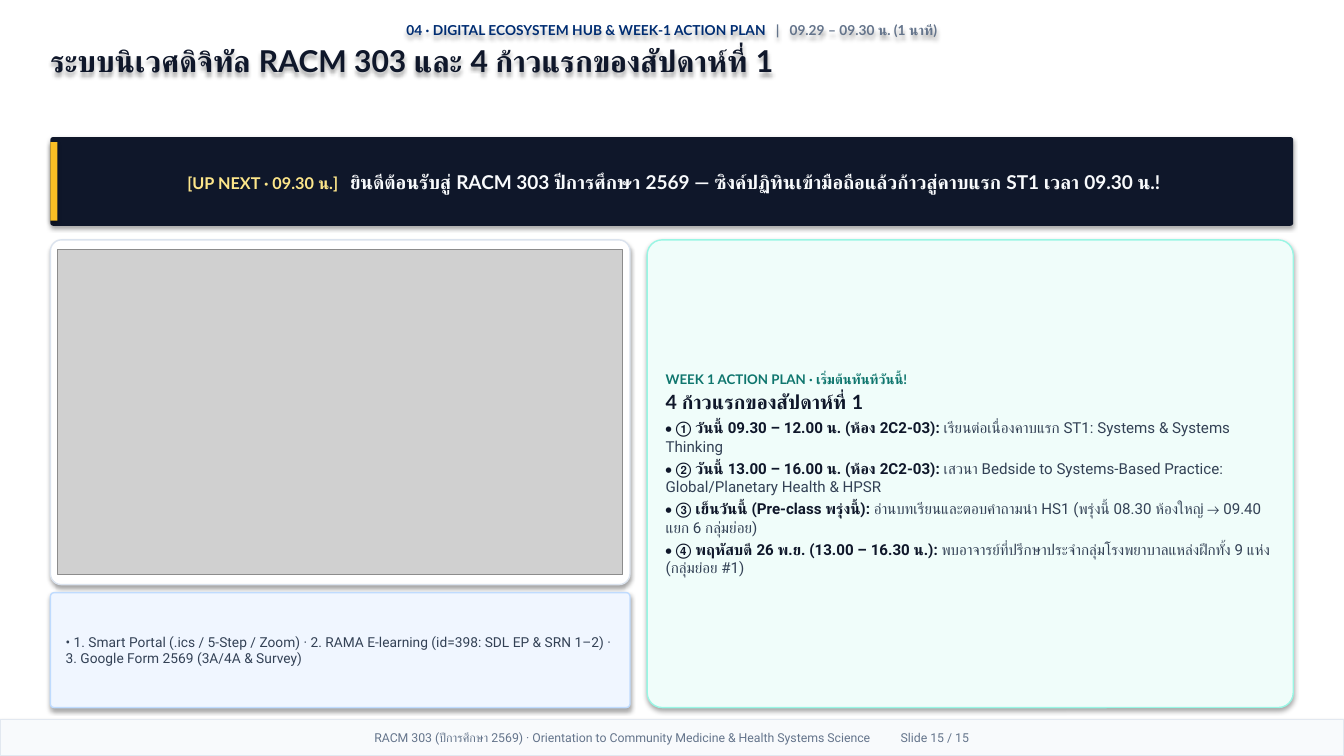
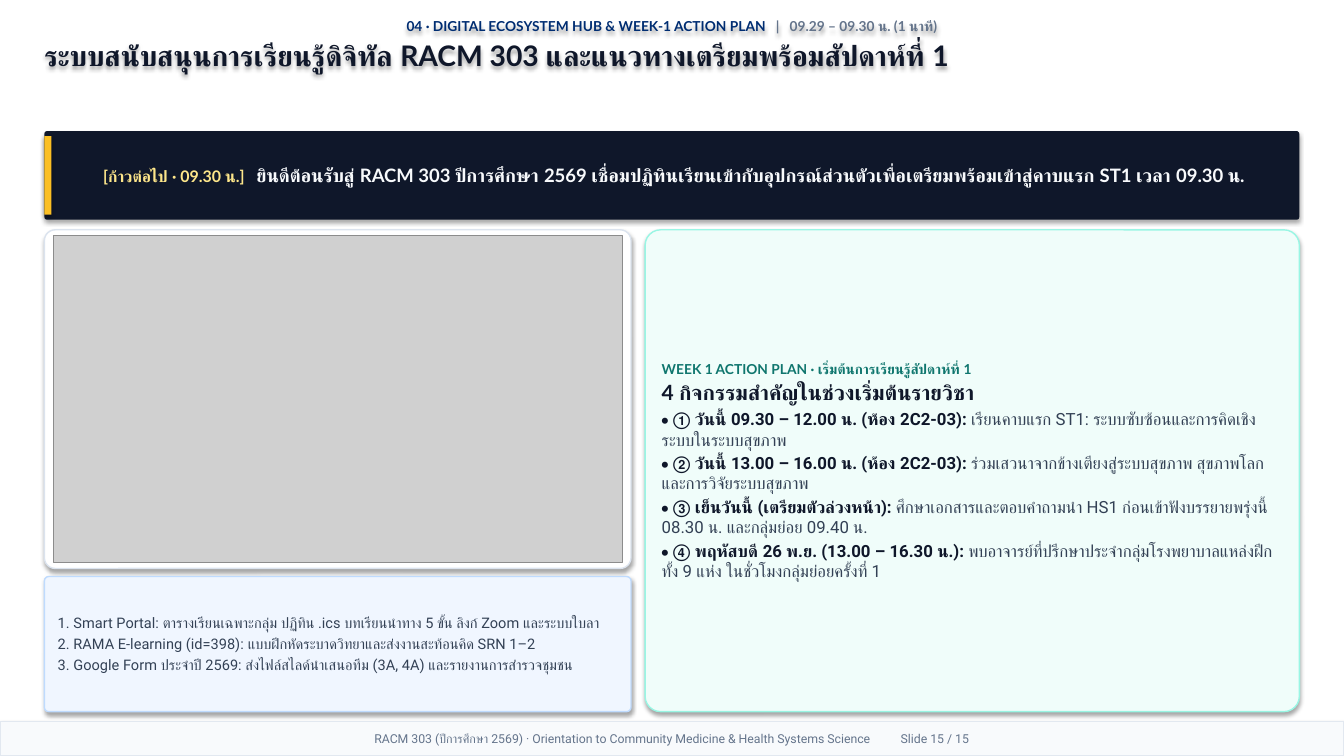
Before and after one commit to smartwoo/racm303-2569, a slide deck: slide 15 of exports/pptx/RACM303_2569_Orientation_Slides.pptx. Drawn at 1344x756 pixels with LibreOffice and Linux fonts; fonts in the diff are those of the drawing; grey boxes stand for pictures. Boxes give left, top, right and bottom in pixels: in the first picture for what was removed or moved away, otherwise in the second. Text is boxed around its words. In the diff, an @@ line names an element or a change of style, - is before the commit and + after.

```diff
--- a/exports/pptx/RACM303_2569_Orientation_Slides.pptx
+++ b/exports/pptx/RACM303_2569_Orientation_Slides.pptx
@@ text at <box>44,41,948,74</box>: text changed; size 21.5 to 20.2 pt @@
-ระบบนิเวศดิจิทัล RACM 303 และ 4 ก้าวแรกของสัปดาห์ที่ 1
+ระบบสนับสนุนการเรียนรู้ดิจิทัล RACM 303 และแนวทางเตรียมพร้อมสัปดาห์ที่ 1
@@ rectangle: place and size @@
-rectangle at <box>50,142,57,221</box>
+rectangle at <box>44,136,51,215</box>
@@ rounded rectangle "[ก้าวต่อไป · 09.30 น.] ยินดีต้อนรับสู่ ...": place and size @@
-rounded rectangle "[ก้าวต่อไป · 09.30 น.] ยินดีต้อนรับสู่ ..." at <box>50,137,1294,226</box>
+rounded rectangle "[ก้าวต่อไป · 09.30 น.] ยินดีต้อนรับสู่ ..." at <box>44,131,1300,220</box>
@@ text in rounded rectangle at <box>108,168,1245,188</box>: text changed; size 13.6 to 13.2 pt @@
-[UP NEXT · 09.30 น.] ยินดีต้อนรับสู่ RACM 303 ปีการศึกษา 2569 — ซิงค์ปฏิทินเข้ามือถือแล้วก้าวสู่คาบแรก ST1 เวลา 09.30 น.!
+[ก้าวต่อไป · 09.30 น.] ยินดีต้อนรับสู่ RACM 303 ปีการศึกษา 2569 เชื่อมปฏิทินเรียนเข้ากับอุปกรณ์ส่วนตัวเพื่อเตรียมพร้อมเข้าสู่คาบแรก ST1 เวลา 09.30 น.
@@ rounded rectangle: place and size @@
-rounded rectangle at <box>50,240,630,585</box>
+rounded rectangle at <box>44,230,631,569</box>
@@ picture: place and size @@
-picture at <box>57,250,623,575</box>
+picture at <box>53,236,622,563</box>
@@ rounded rectangle "WEEK 1 ACTION PLAN · ...": place and size @@
-rounded rectangle "WEEK 1 ACTION PLAN · ..." at <box>647,240,1294,708</box>
+rounded rectangle "WEEK 1 ACTION PLAN · ..." at <box>645,230,1300,712</box>
@@ text in rounded rectangle at <box>662,363,1266,582</box>: text changed; size 10.8 to 12 pt @@
-WEEK 1 ACTION PLAN · เริ่มต้นทันทีวันนี้!
-4 ก้าวแรกของสัปดาห์ที่ 1
-• ① วันนี้ 09.30 – 12.00 น. (ห้อง 2C2-03): เรียนต่อเนื่องคาบแรก ST1: Systems & Systems Thinking
-• ② วันนี้ 13.00 – 16.00 น. (ห้อง 2C2-03): เสวนา Bedside to Systems-Based Practice: Global/Planetary Health & HPSR
-• ③ เย็นวันนี้ (Pre-class พรุ่งนี้): อ่านบทเรียนและตอบคำถามนำ HS1 (พรุ่งนี้ 08.30 ห้องใหญ่ → 09.40 แยก 6 กลุ่มย่อย)
-• ④ พฤหัสบดี 26 พ.ย. (13.00 – 16.30 น.): พบอาจารย์ที่ปรึกษาประจำกลุ่มโรงพยาบาลแหล่งฝึกทั้ง 9 แห่ง (กลุ่มย่อย #1)
+WEEK 1 ACTION PLAN · เริ่มต้นการเรียนรู้สัปดาห์ที่ 1
+4 กิจกรรมสำคัญในช่วงเริ่มต้นรายวิชา
+• ① วันนี้ 09.30 – 12.00 น. (ห้อง 2C2-03): เรียนคาบแรก ST1: ระบบซับซ้อนและการคิดเชิงระบบในระบบสุขภาพ
+• ② วันนี้ 13.00 – 16.00 น. (ห้อง 2C2-03): ร่วมเสวนาจากข้างเตียงสู่ระบบสุขภาพ สุขภาพโลก และการวิจัยระบบสุขภาพ
+• ③ เย็นวันนี้ (เตรียมตัวล่วงหน้า): ศึกษาเอกสารและตอบคำถามนำ HS1 ก่อนเข้าฟังบรรยายพรุ่งนี้ 08.30 น. และกลุ่มย่อย 09.40 น.
+• ④ พฤหัสบดี 26 พ.ย. (13.00 – 16.30 น.): พบอาจารย์ที่ปรึกษาประจำกลุ่มโรงพยาบาลแหล่งฝึกทั้ง 9 แห่ง ในชั่วโมงกลุ่มย่อยครั้งที่ 1
@@ rounded rectangle "1. Smart Portal: ตารางเรียนเฉพาะกลุ่ม ปฏิทิน ...": place and size @@
-rounded rectangle "1. Smart Portal: ตารางเรียนเฉพาะกลุ่ม ปฏิทิน ..." at <box>50,593,630,708</box>
+rounded rectangle "1. Smart Portal: ตารางเรียนเฉพาะกลุ่ม ปฏิทิน ..." at <box>44,577,631,712</box>
@@ text in rounded rectangle at <box>58,617,599,675</box>: text changed; size 9.8 to 10.4 pt @@
-• 1. Smart Portal (.ics / 5-Step / Zoom) · 2. RAMA E-learning (id=398: SDL EP & SRN 1–2) · 3. Google Form 2569 (3A/4A & Survey)
+1. Smart Portal: ตารางเรียนเฉพาะกลุ่ม ปฏิทิน .ics บทเรียนนำทาง 5 ขั้น ลิงก์ Zoom และระบบใบลา
+2. RAMA E-learning (id=398): แบบฝึกหัดระบาดวิทยาและส่งงานสะท้อนคิด SRN 1–2
+3. Google Form ประจำปี 2569: ส่งไฟล์สไลด์นำเสนอทีม (3A, 4A) และรายงานการสำรวจชุมชน
```
Also in this commit, not shown: 13 other slides changed, 1 slide added, 1 slide removed, 5 other files.
